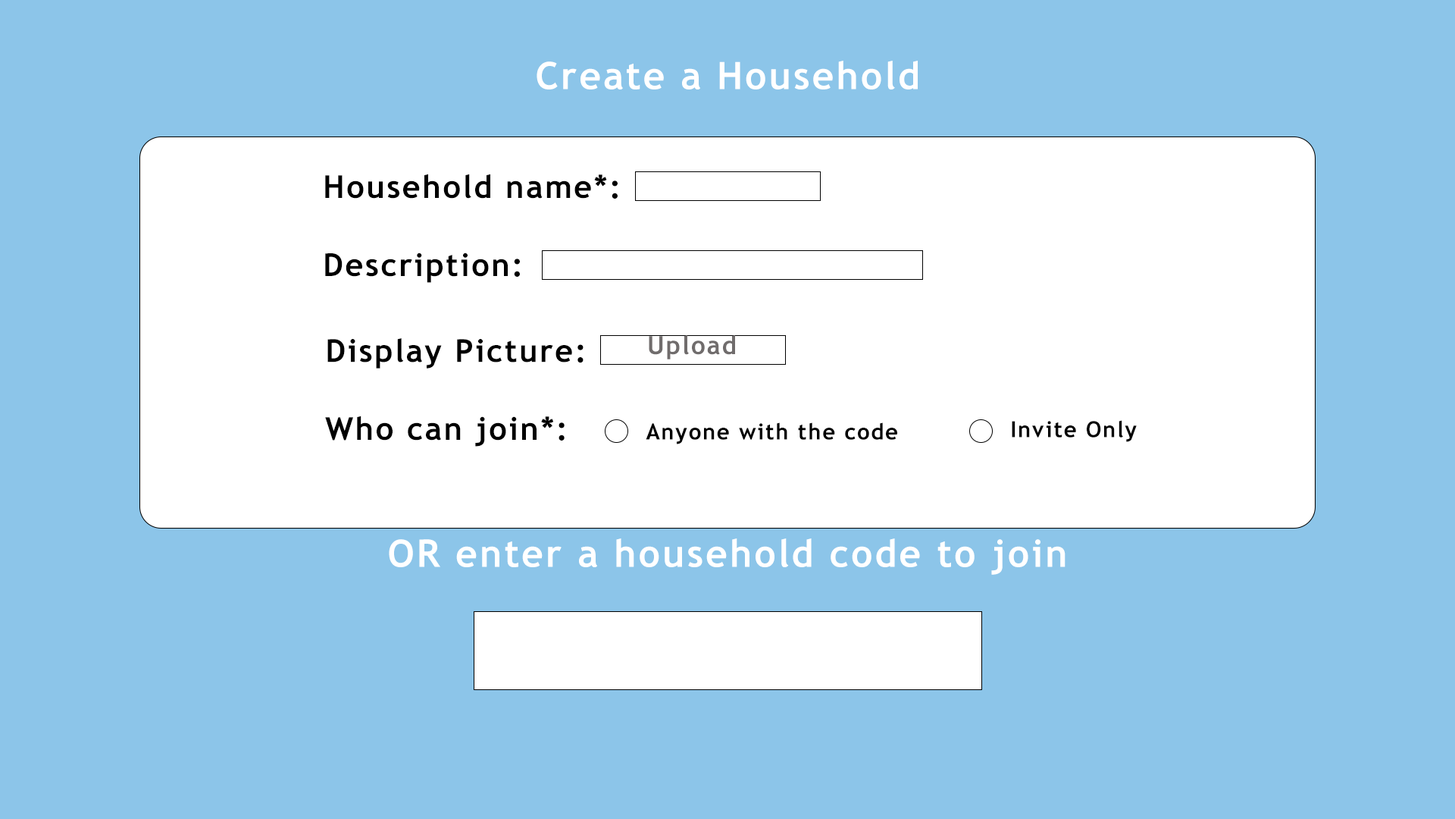
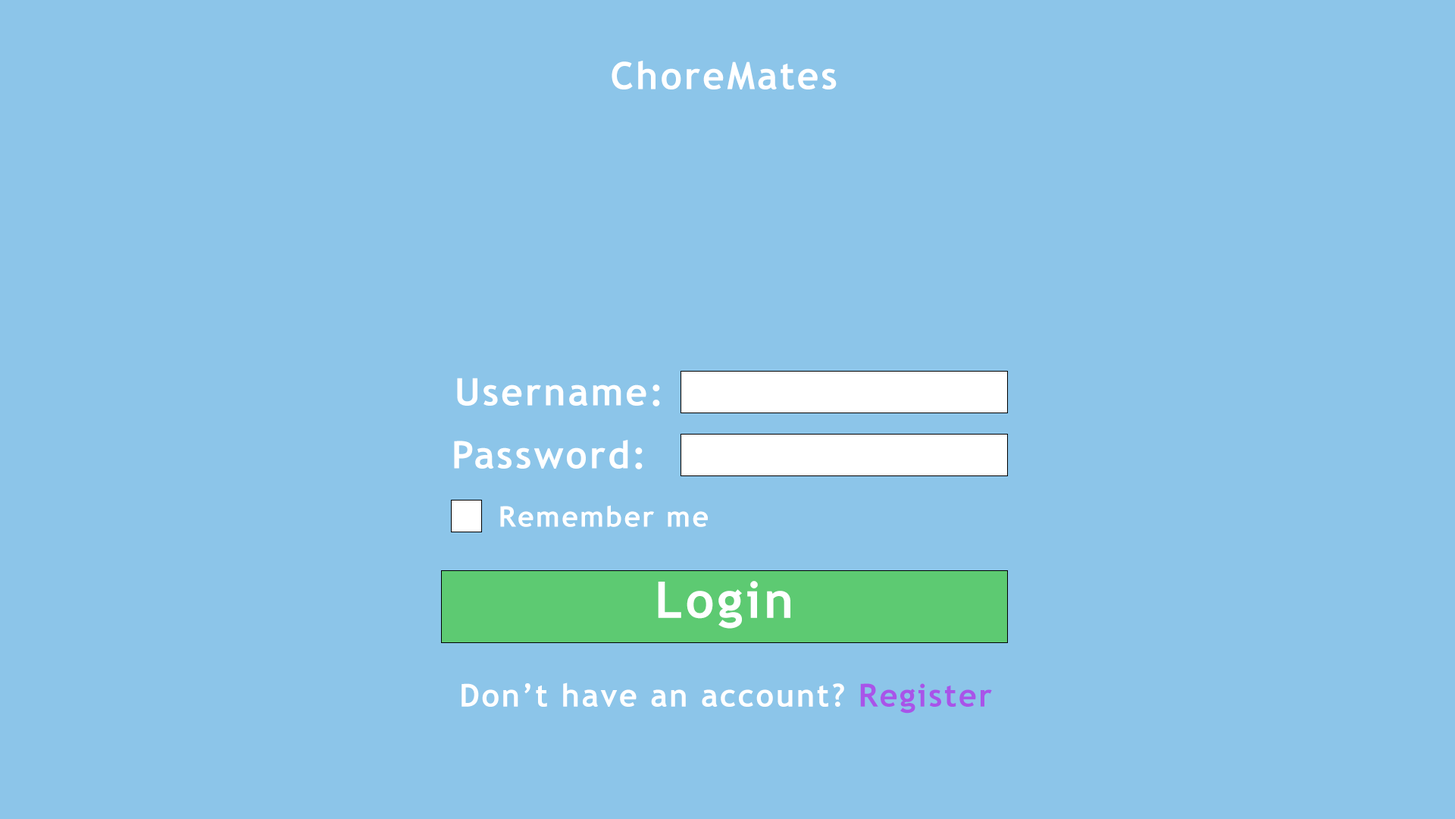
Layers edited between the first and the second 1455×819 image:
showed group "login" (11 layers) over (x1=139, y1=60, x2=1316, y2=714)
hid group "create/join household" (17 layers) over (x1=139, y1=60, x2=1316, y2=714)
